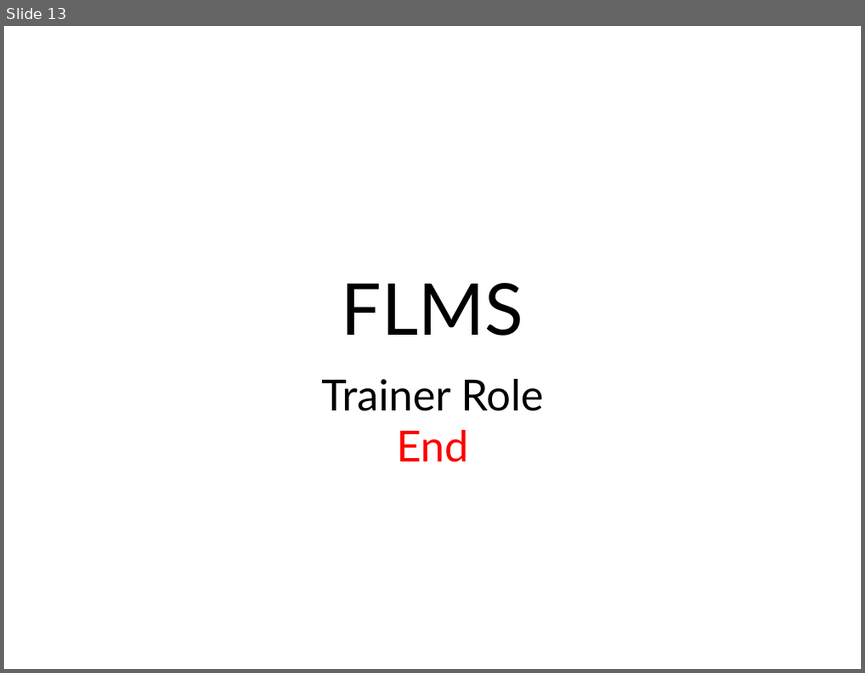
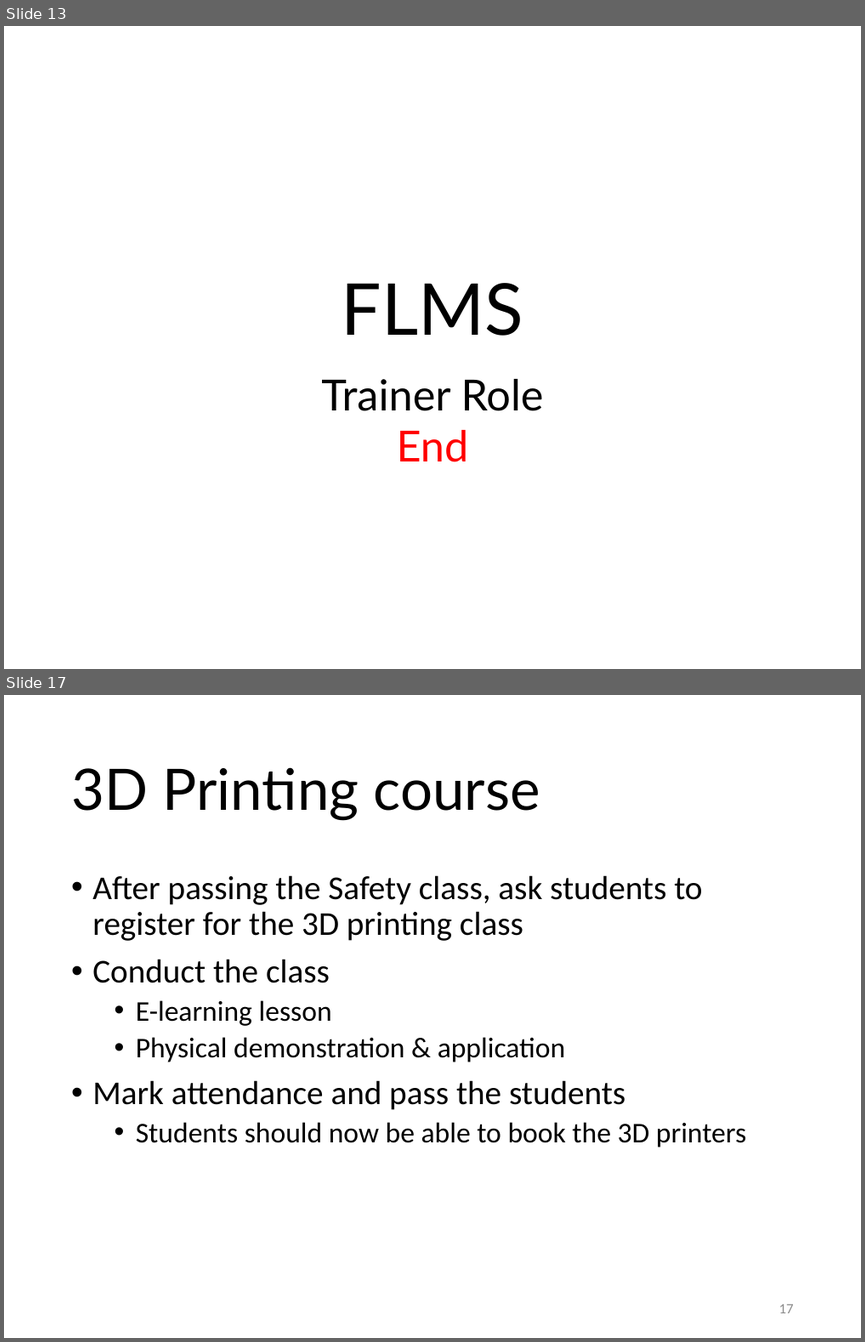
Before and after one commit to RDorville/flms, a slide deck: Training/flms-training.pptx. Shown one above the other, each under a label of ours: slide 13 before the commit, slides 13 and 17 after it; the slides between them are not shown. The pictures are 865x673 and 865x1342 pixels, drawn with LibreOffice and Linux fonts; fonts in the diff are those of the drawing; background and template pictures are left out. Boxes give left, top, right and bottom in pixels: in the first picture for what was removed or moved away, otherwise in the second. Text is boxed around its words. In the diff, an @@ line names an element or a change of style, - is before the commit and + after.

```diff
--- a/Training/flms-training.pptx
+++ b/Training/flms-training.pptx
@@ slide 17 added at (4,695,861,1338), background #FFFFFF @@
@@ title added at (71,767,540,821), 48 pt, text #000000 @@
+3D Printing course
@@ text added at (92,875,746,1147), 28 pt, text #000000 @@
+• After passing the Safety class, ask students to register for the 3D printing class
+• Conduct the class
+  • E-learning lesson
+  • Physical demonstration & application
+• Mark attendance and pass the students
+  • Students should now be able to book the 3D printers
@@ page number added at (779,1304,794,1313), 12 pt, text #8C8C8C @@
+17
```
Also in this commit, not shown: 2 slides changed, 5 other slides added.
